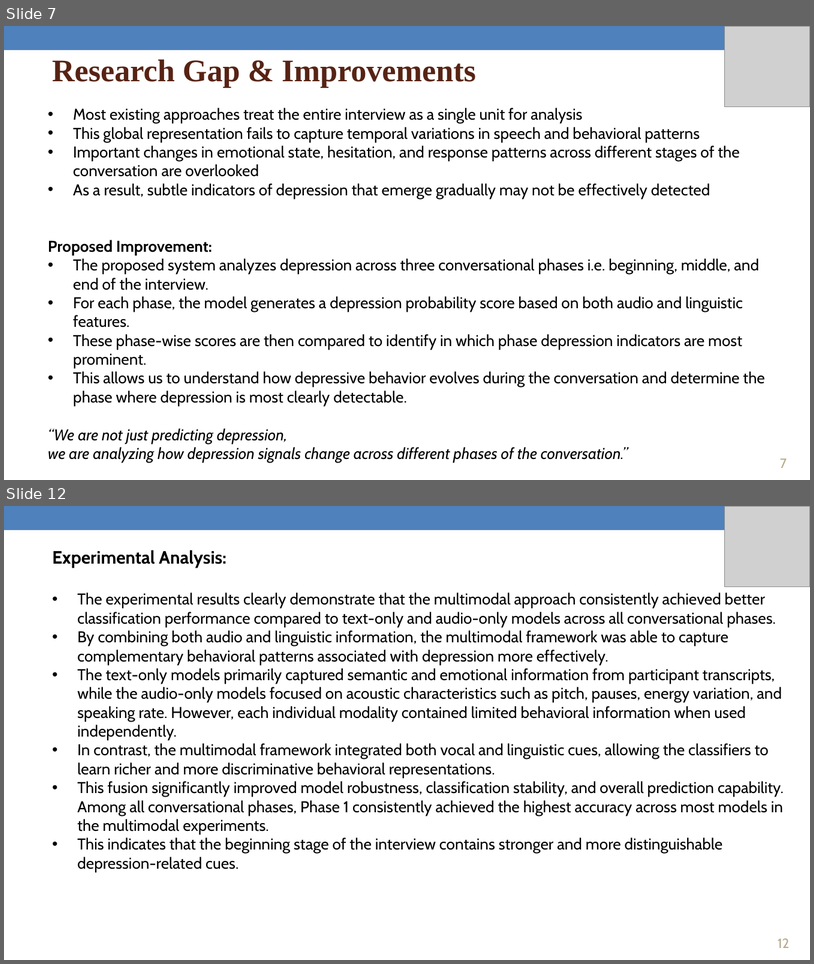
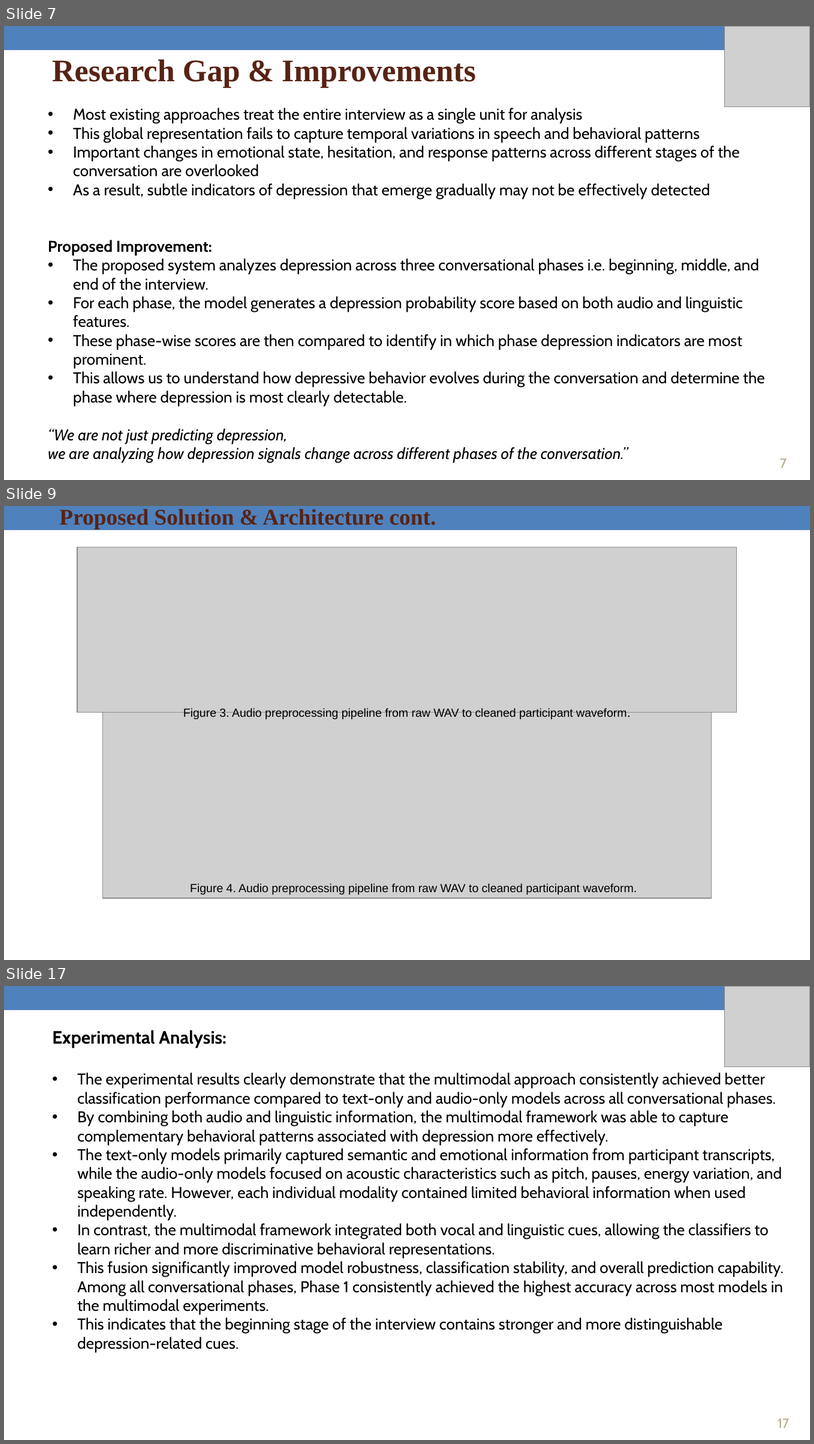
Before and after one commit to AuRa123456/mental-health-fyrp, a slide deck: FRP Documents/FYRP End-term Presentation PPT.pptx. Shown one above the other, each under a label of ours: slides 7 and 12 before the commit, slides 7, 9 and 17 after it; the slides between them are not shown. The pictures are 814x964 and 814x1444 pixels, drawn with LibreOffice and Linux fonts; fonts in the diff are those of the drawing; grey boxes stand for pictures. Boxes give left, top, right and bottom in pixels: in the first picture for what was removed or moved away, otherwise in the second. Text is boxed around its words. In the diff, an @@ line names an element or a change of style, - is before the commit and + after.

```diff
--- a/FRP Documents/FYRP End-term Presentation PPT.pptx
+++ b/FRP Documents/FYRP End-term Presentation PPT.pptx
@@ slide 9 added at (4, 506, 810, 960), background #FFFFFF; not listed: 1 template element that a slide beside it also shows @@
@@ text added at (59, 509, 437, 529), 20 pt, text #572314, bold @@
+Proposed Solution & Architecture cont.
@@ picture added at (77, 547, 737, 712) @@
@@ picture added at (102, 712, 712, 898) @@
@@ text added at (183, 708, 627, 719), 10.5 pt, text #000000 @@
+Figure 3. Audio preprocessing pipeline from raw WAV to cleaned participant waveform.
@@ text added at (190, 883, 637, 894), 10.5 pt, text #000000 @@
+Figure 4. Audio preprocessing pipeline from raw WAV to cleaned participant waveform.
@@ what was slide 12 is now slide 17 @@
@@ page number at (778, 1418, 789, 1428): text changed @@
-12
+17
```
Also in this commit, not shown: 6 slides changed, 4 other slides added.
